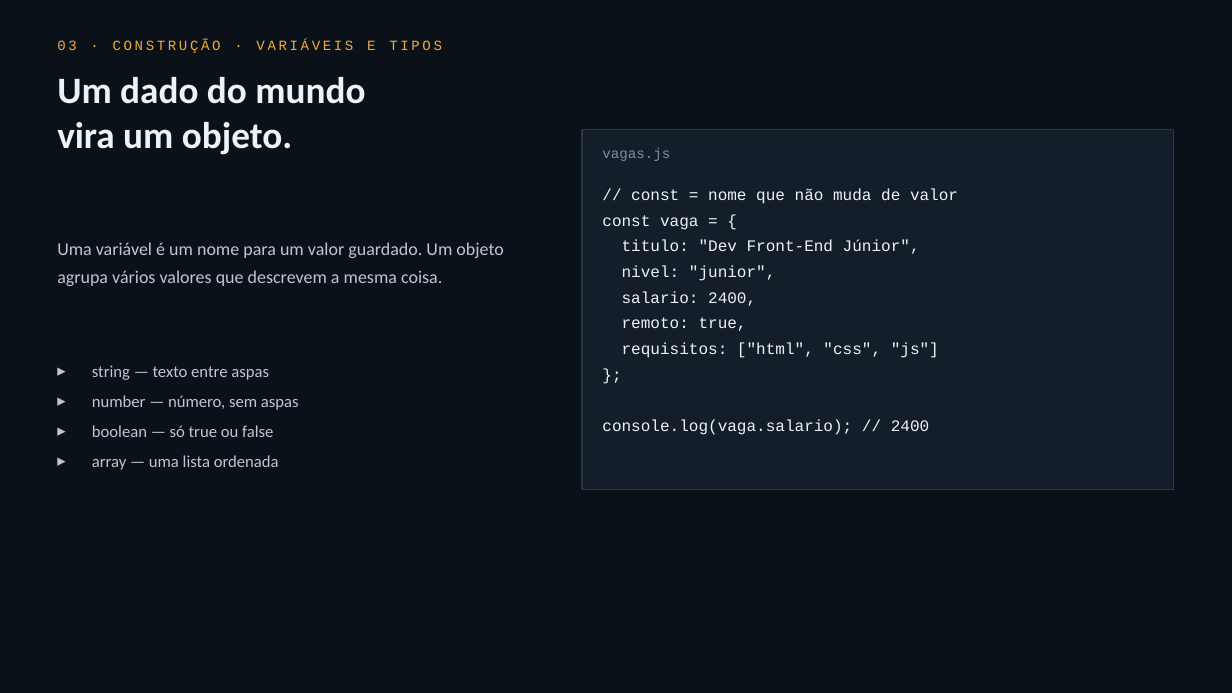
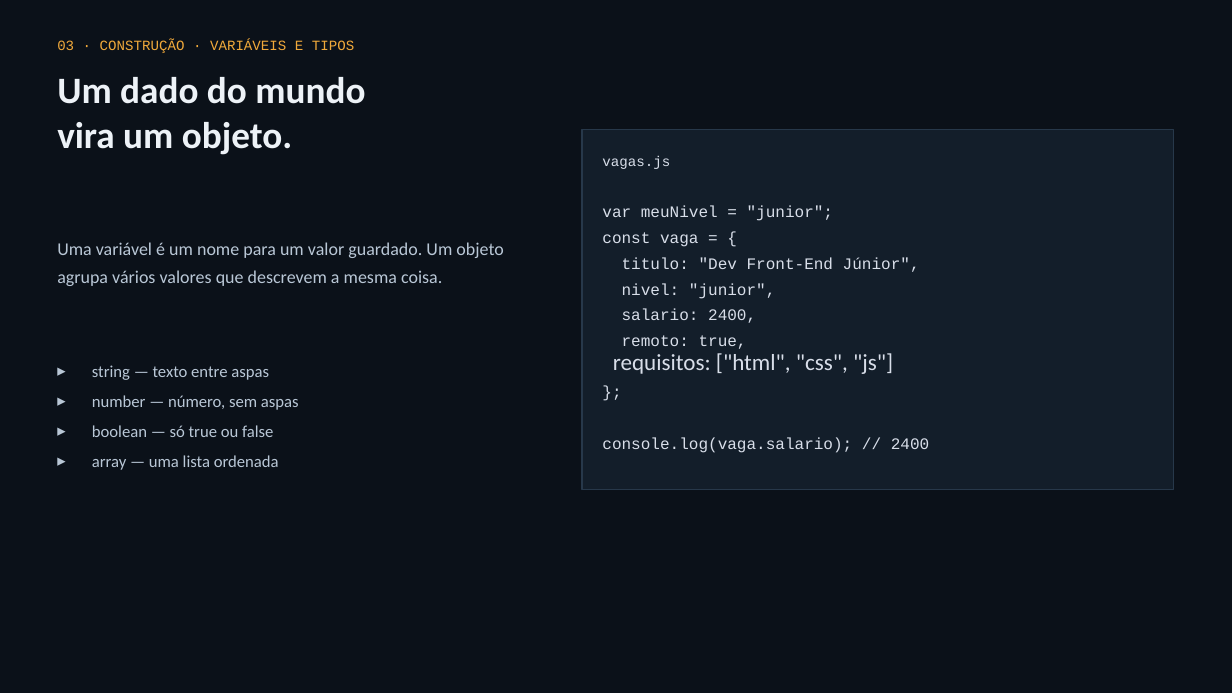
Before and after one commit to guirab734/JT, a slide deck: slide 11 of apresentacao/Logica-de-Programacao-e-Versionamento.pptx. Drawn at 1232x693 pixels with LibreOffice and Linux fonts; fonts in the diff are those of the drawing. Boxes give left, top, right and bottom in pixels: in the first picture for what was removed or moved away, otherwise in the second. Text is boxed around its words. In the diff, an @@ line names an element or a change of style, - is before the commit and + after.

```diff
--- a/apresentacao/Logica-de-Programacao-e-Versionamento.pptx
+++ b/apresentacao/Logica-de-Programacao-e-Versionamento.pptx
@@ text "03 · CONSTRUÇÃO · VARIÁVEIS ..." at [57,40,354,53]: letter spacing 2 to 0 pt @@
@@ text at [602,156,834,221]: text changed; text colour #EDF2F7 to #D8DEE9 @@
-vagas.js
-// const = nome que não muda de valor
+vagas.js
+var meuNivel = "junior";
@@ text at [602,232,929,453]: text colour #EDF2F7 to #D8DEE9 in "const vaga = {", "titulo: "Dev Front-End Júnior",", "nivel: "junior",", "salario: 2400," and 4 more places; size 12.5 to 18 pt, font Courier New to Calibri in "requisitos: ["html", "css", "js"]" @@
```
Also in this commit, not shown: 22 other slides changed, 1 other file.
